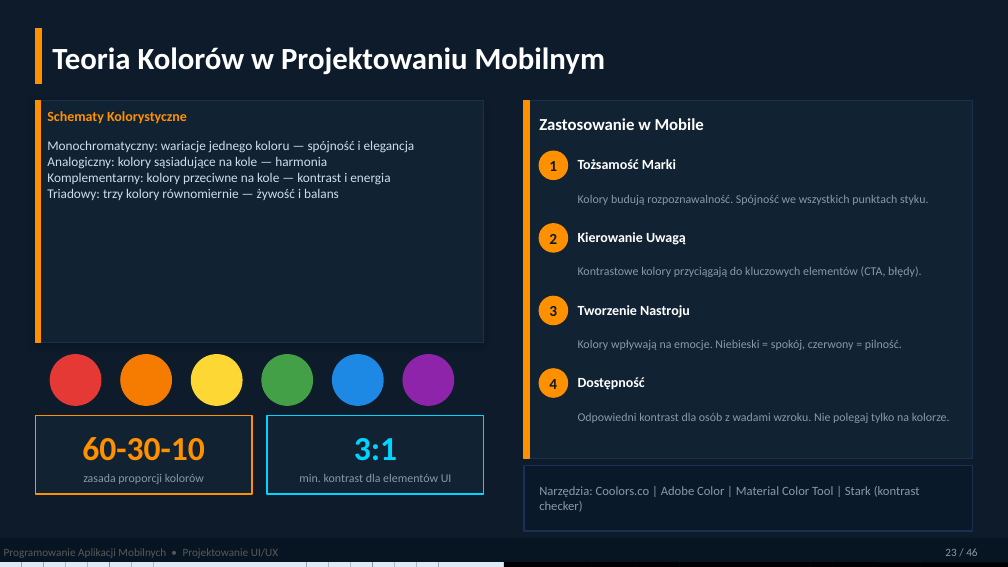
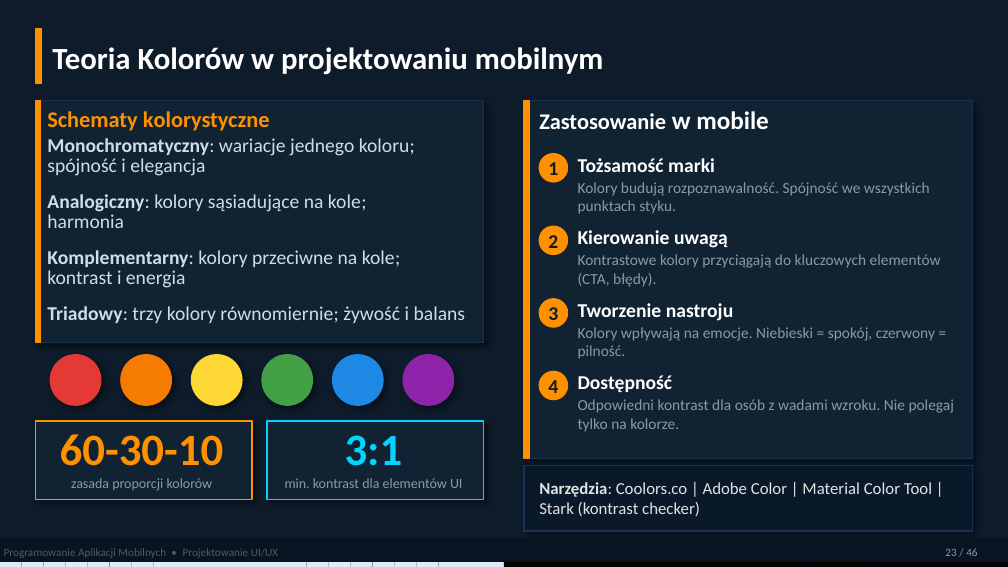
Before and after one commit to MatPomGit/mobileHub, a slide deck: slide 23 of wyklady/w3_ui.pptx. Drawn at 1008x567 pixels with LibreOffice and Linux fonts; fonts in the diff are those of the drawing. Boxes give left, top, right and bottom in pixels: in the first picture for what was removed or moved away, otherwise in the second. Text is boxed around its words. In the diff, an @@ line names an element or a change of style, - is before the commit and + after.

```diff
--- a/wyklady/w3_ui.pptx
+++ b/wyklady/w3_ui.pptx
@@ text at box(52, 47, 604, 75): text changed @@
-Teoria Kolorów w Projektowaniu Mobilnym
+Teoria Kolorów w projektowaniu mobilnym
@@ rectangle at box(35, 101, 484, 343): shadow changed @@
@@ text at box(47, 111, 270, 131): text changed; size 10 to 16 pt @@
-Schematy Kolorystyczne
+Schematy kolorystyczne
@@ text at box(539, 111, 769, 129): text changed; size 12 to 16 pt @@
-Zastosowanie w Mobile
+Zastosowanie w mobile
@@ text at box(47, 138, 466, 323): text changed; size 9.5 to 14 pt @@
-Monochromatyczny: wariacje jednego koloru — spójność i elegancja
-Analogiczny: kolory sąsiadujące na kole — harmonia
-Komplementarny: kolory przeciwne na kole — kontrast i energia
-Triadowy: trzy kolory równomiernie — żywość i balans
+Monochromatyczny: wariacje jednego koloru; spójność i elegancja
+Analogiczny: kolory sąsiadujące na kole;
+harmonia
+Komplementarny: kolory przeciwne na kole;
+kontrast i energia
+Triadowy: trzy kolory równomiernie; żywość i balans
@@ text at box(578, 158, 715, 172): text changed; size 10 to 14 pt @@
-Tożsamość Marki
+Tożsamość marki
@@ text at box(578, 230, 728, 248): text changed; size 10 to 14 pt @@
-Kierowanie Uwagą
+Kierowanie uwagą
@@ text at box(578, 303, 733, 321): text changed; size 10 to 14 pt @@
-Tworzenie Nastroju
+Tworzenie nastroju
@@ size 11 to 14 pt in 4 elements at box(548, 162, 558, 175), box(548, 235, 558, 248), box(548, 307, 558, 320), box(548, 380, 558, 393) @@
@@ text "Dostępność" at box(578, 375, 673, 392): size 10 to 14 pt @@
@@ size 8.5 to 11 pt in 4 elements at box(578, 254, 941, 287), box(578, 182, 930, 214), box(578, 327, 935, 359), box(578, 399, 955, 432) @@
@@ rectangle: place and size @@
-rectangle at box(35, 415, 252, 494)
+rectangle at box(35, 421, 252, 500)
@@ text "60-30-10" at box(60, 434, 224, 466): size 24 to 32 pt @@
@@ shadow on in 9 elements at box(50, 355, 101, 405), box(192, 355, 242, 405), box(262, 355, 312, 405), box(333, 355, 383, 405), box(403, 355, 454, 405), box(524, 101, 973, 459), box(524, 466, 973, 531), box(35, 421, 252, 500), box(267, 421, 484, 500) @@
@@ rectangle: place and size @@
-rectangle at box(267, 415, 484, 494)
+rectangle at box(267, 421, 484, 500)
@@ text "3:1" at box(345, 435, 403, 466): size 24 to 32 pt @@
@@ text "zasada proporcji kolorów" at box(71, 478, 213, 490): size 8.5 to 10 pt @@
@@ text "min. kontrast dla elementów UI" at box(285, 478, 462, 488): size 8.5 to 10 pt @@
@@ text "Narzędzia: Coolors.co | Adobe Color ..." at box(539, 482, 932, 516): size 9 to 12 pt, text colour #8899AA to #E1E3E3; bold on in "Narzędzia:" @@
```
Also in this commit, not shown: 39 other slides changed, 1 other file.
